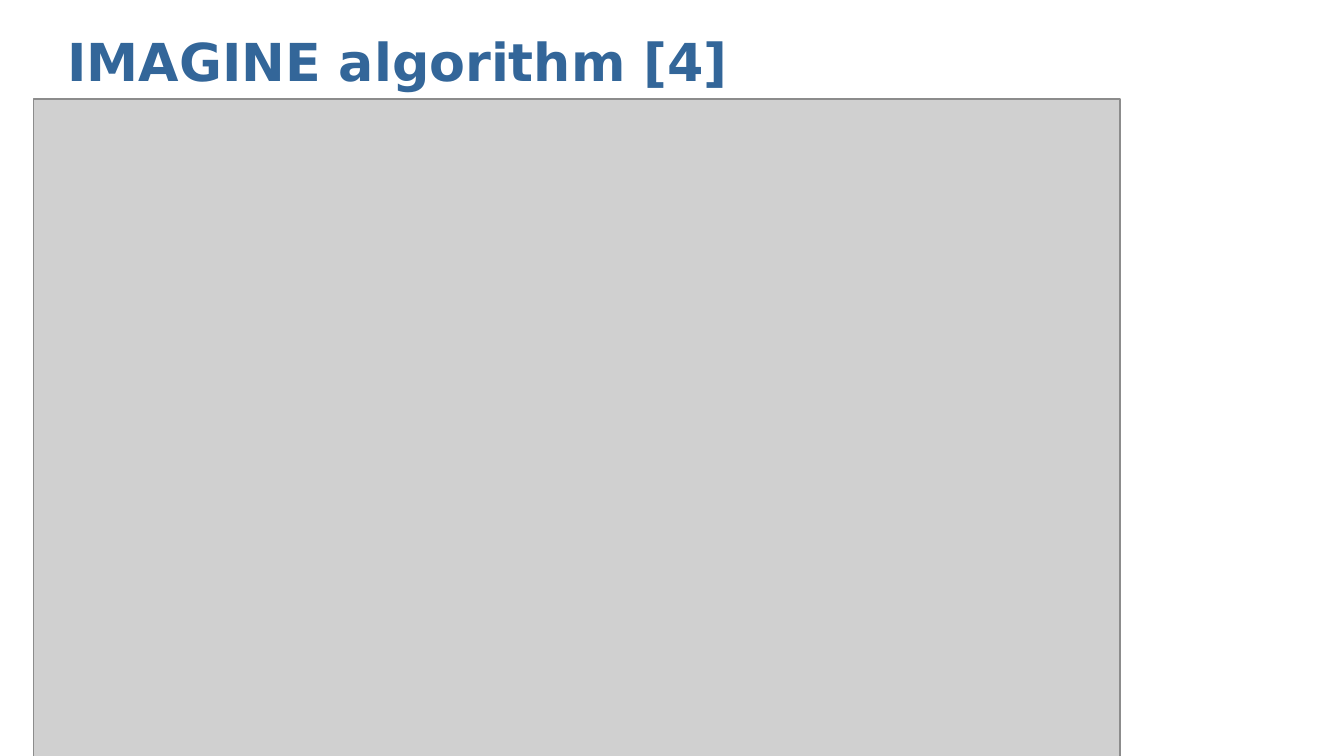
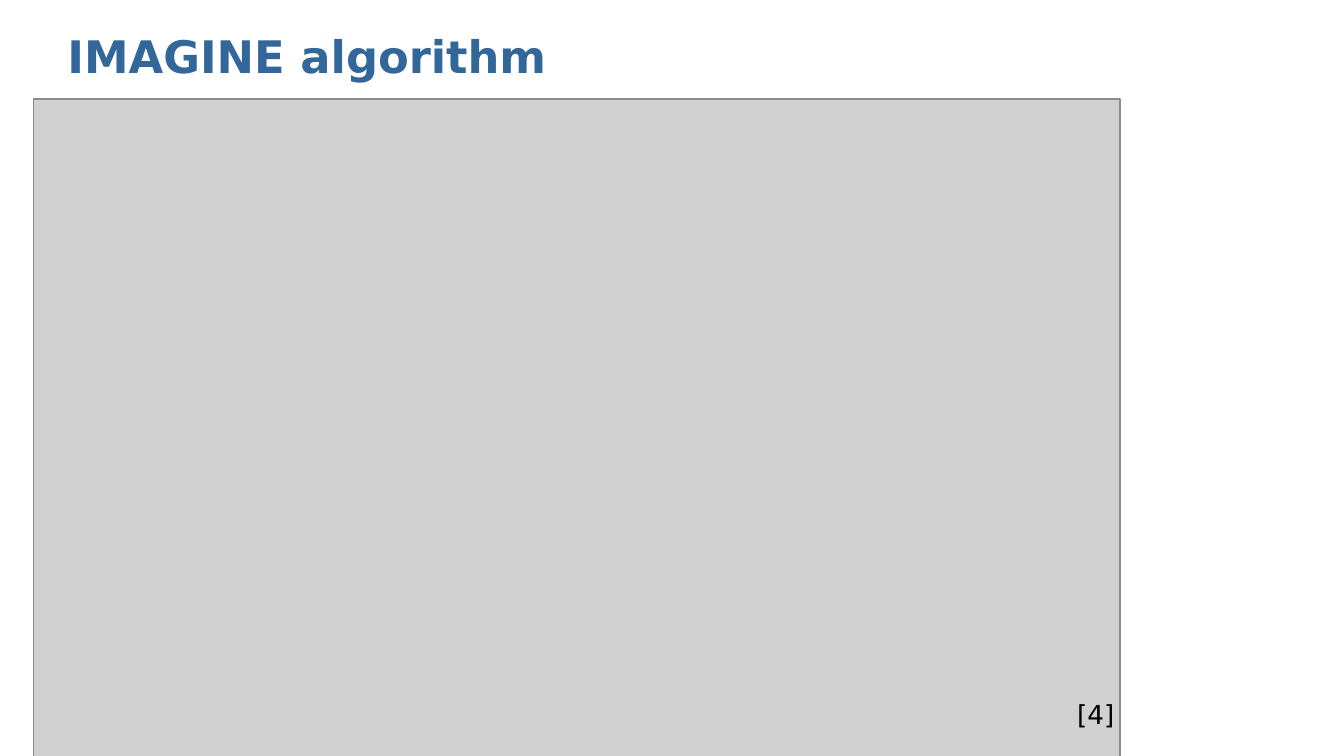
Before and after one commit to abduskhazi/deep-reinforcement-learning-seminar, a slide deck: slide 13 of presentation.pptx. Drawn at 1344x756 pixels with LibreOffice and Linux fonts; fonts in the diff are those of the drawing; grey boxes stand for pictures. Boxes give left, top, right and bottom in pixels: in the first picture for what was removed or moved away, otherwise in the second. Text is boxed around its words. In the diff, an @@ line names an element or a change of style, - is before the commit and + after.

```diff
--- a/presentation.pptx
+++ b/presentation.pptx
@@ title at box(67, 39, 546, 83): text changed; size 28 to 24 pt @@
-IMAGINE algorithm [4]
+IMAGINE algorithm
@@ text added at box(1077, 704, 1114, 728), 14 pt, text #000000 @@
+[4]
```
Also in this commit, not shown: 14 other slides changed.
